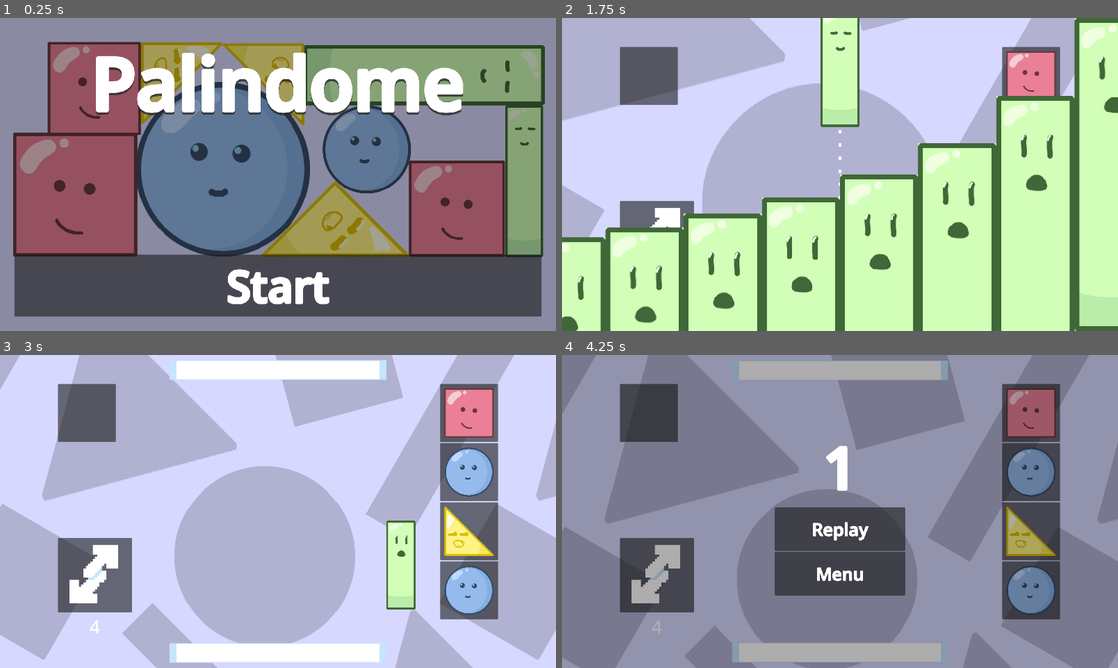
Above: before the commit, frames 1-4 (two rows, left to right).
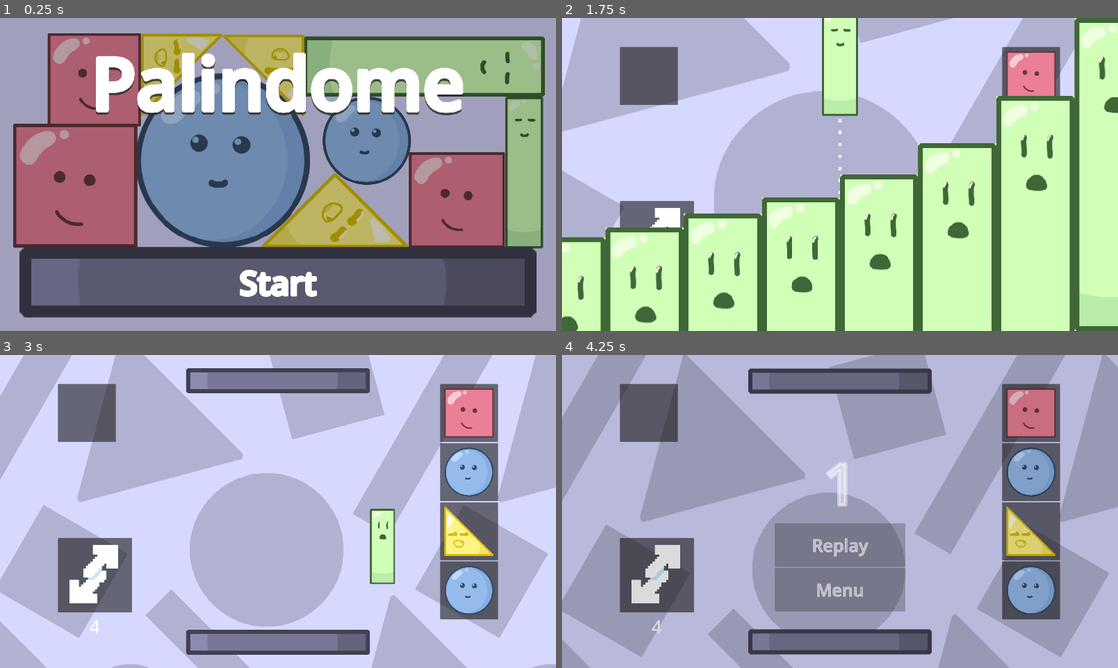
Above: after the commit, the same moments.

Repository: nullishew/game-jam-palindome
Game: Godot game, scene res://scenes/menu.tscn
Same seed, same stepped clock (60 frames per second), same inputs: the game is played once before the commit and once after it.
Inputs (mouse positions are in pixels of both pictures, inside the frame that each line leads up to):
- Up to frame 1 (0.25 s): no input
- Up to frame 2 (1.75 s): click "Start" at 0.5 s; click "Start" at 1.25 s
- Up to frame 3 (3 s): move the mouse to (400, 495) at 2.02 s; hold Right (move_piece_right) 2.03-2.78 s; tap Space (drop_piece) at 2.1, 2.85 s; move the mouse to (166, 527) at 2.77 s; hold Left (move_piece_left) from 2.78 s (still down)
- Up to frame 4 (4.25 s): move the mouse to (895, 442) at 3.52 s; release Left (move_piece_left) at 3.53 s; hold Right (move_piece_right) from 3.53 s (still down); tap Space (drop_piece) at 3.6 s

The runs differ from the first frame. In frame 1, 58% of the frame differs, in the area x 0-100%, y 0-100%; in frame 2, 5.8%; in frame 3, 34%; in frame 4, 79%.

Commit message:
start button / platform art

Diff:
--- a/scenes/game.tscn
+++ b/scenes/game.tscn
@@ -49,7 +49,7 @@
 shader = ExtResource("11_ir15t")
 shader_parameter/speed = -1.0
 
-[node name="Game" type="Node2D" unique_id=795297754 node_paths=PackedStringArray("line", "cam", "world_container", "piece_container", "normal_spawnpoint", "inverted_spawnpoint", "top_platform", "bottom_platform", "invert_count_label", "invert_count_container")]
+[node name="Game" type="Node2D" unique_id=795297754 node_paths=PackedStringArray("line", "cam", "world_container", "piece_container", "normal_spawnpoint", "inverted_spawnpoint", "top_platform", "bottom_platform")]
 script = ExtResource("1_yqjtg")
 line = NodePath("World/Line2D")
 piece_configs = Array[ExtResource("2_gee14")]([SubResource("Resource_kvpfn"), SubResource("Resource_dinhu"), SubResource("Resource_kvuet"), SubResource("Resource_trtic")])
@@ -60,8 +60,6 @@
 inverted_spawnpoint = NodePath("World/Bottom Platform/Bottom Spawn")
 top_platform = NodePath("World/Top Platform")
 bottom_platform = NodePath("World/Bottom Platform")
-invert_count_label = NodePath("")
-invert_count_container = NodePath("")
 
 [node name="Camera2D" type="Camera2D" parent="." unique_id=1900951051]
 zoom = Vector2(5, 5)
@@ -153,7 +151,7 @@
 [node name="Piece Container" type="Node2D" parent="World" unique_id=1338131520]
 
 [node name="Top Platform" parent="World" unique_id=1619606996 instance=ExtResource("3_lbhrr")]
-position = Vector2(0, -230)
+position = Vector2(0, -250)
 
 [node name="Top Spawn" type="Node2D" parent="World/Top Platform" unique_id=947222863]
 position = Vector2(0, 100)
@@ -163,7 +161,7 @@
 scale = Vector2(50, 1)
 
 [node name="Bottom Platform" parent="World" unique_id=868394617 instance=ExtResource("3_lbhrr")]
-position = Vector2(0, 230)
+position = Vector2(0, 250)
 
 [node name="Bottom Spawn" type="Node2D" parent="World/Bottom Platform" unique_id=476875877]
 position = Vector2(1, -100)
--- a/scenes/game_over.tscn
+++ b/scenes/game_over.tscn
@@ -2,9 +2,23 @@
 
 [ext_resource type="Script" uid="uid://bq3w7qf1oq40d" path="res://scripts/game_over.gd" id="1_xeevv"]
 
+[sub_resource type="Animation" id="Animation_xeevv"]
+length = 0.001
+tracks/0/type = "bezier"
+tracks/0/imported = false
+tracks/0/enabled = true
+tracks/0/path = NodePath("Panel/Game Over Menu:position:y")
+tracks/0/interp = 1
+tracks/0/loop_wrap = true
+tracks/0/keys = {
+"handle_modes": PackedInt32Array(0),
+"points": PackedFloat32Array(249.49976, -0.25, 0, 0.25, 0),
+"times": PackedFloat32Array(0)
+}
+
 [sub_resource type="Animation" id="Animation_wqhvx"]
 resource_name = "game_over"
-length = 1.5
+length = 0.5
 tracks/0/type = "bezier"
 tracks/0/imported = false
 tracks/0/enabled = true
@@ -12,13 +26,25 @@
 tracks/0/interp = 1
 tracks/0/loop_wrap = true
 tracks/0/keys = {
-"handle_modes": PackedInt32Array(2, 2),
+"handle_modes": PackedInt32Array(2, 0),
 "points": PackedFloat32Array(0, -0.25, 0, 0.25, 0, 1, -0.16666667, -0.16666667, 0, 0),
-"times": PackedFloat32Array(0, 1)
+"times": PackedFloat32Array(0, 0.5)
+}
+tracks/1/type = "bezier"
+tracks/1/imported = false
+tracks/1/enabled = true
+tracks/1/path = NodePath("Panel/Game Over Menu:position:y")
+tracks/1/interp = 1
+tracks/1/loop_wrap = true
+tracks/1/keys = {
+"handle_modes": PackedInt32Array(2, 3),
+"points": PackedFloat32Array(1000, 0, 0, 0.083333336, -125.083374, 249.49976, -0.5, 2.4299622, 0.5, -2.4299622),
+"times": PackedFloat32Array(0, 0.5)
 }
 
 [sub_resource type="AnimationLibrary" id="AnimationLibrary_wqhvx"]
 _data = {
+&"RESET": SubResource("Animation_xeevv"),
 &"game_over": SubResource("Animation_wqhvx")
 }
 
@@ -33,8 +59,10 @@
 
 [node name="AnimationPlayer" type="AnimationPlayer" parent="." unique_id=610277042]
 libraries/ = SubResource("AnimationLibrary_wqhvx")
+autoplay = &"game_over"
 
 [node name="Panel" type="Panel" parent="." unique_id=140789070]
+modulate = Color(1, 1, 1, 0)
 anchors_preset = 15
 anchor_right = 1.0
 anchor_bottom = 1.0
@@ -52,12 +80,13 @@
 offset_left = -225.0
 offset_top = -290.50024
 offset_right = 225.0
-offset_bottom = 290.50024
+offset_bottom = 290.49988
 grow_horizontal = 2
 grow_vertical = 2
 
 [node name="Turn Count Label" type="Label" parent="Panel/Game Over Menu" unique_id=543115791]
 layout_mode = 2
+theme_override_colors/font_color = Color(1, 1, 1, 1)
 theme_override_colors/font_outline_color = Color(1, 1, 1, 1)
 theme_override_constants/outline_size = 25
 theme_override_font_sizes/font_size = 200
--- a/scenes/menu.tscn
+++ b/scenes/menu.tscn
@@ -6,9 +6,19 @@
 [ext_resource type="Texture2D" uid="uid://did35gbm72b6b" path="res://assets/pieces/i_piece/i_piece_idle.png" id="4_mhnvy"]
 [ext_resource type="Texture2D" uid="uid://co2wawj7rvqr1" path="res://assets/pieces/square_piece/square_piece_idle.png" id="5_g3eks"]
 [ext_resource type="Texture2D" uid="uid://c63qiv4kfv0bd" path="res://assets/pieces/triangle_piece/triangle_piece_idle.png" id="6_v86rl"]
+[ext_resource type="Texture2D" uid="uid://c6vh36ksddhx" path="res://assets/platform.png" id="7_v86rl"]
 
 [sub_resource type="StyleBoxFlat" id="StyleBoxFlat_g3eks"]
-bg_color = Color(0, 0, 0, 0.36078432)
+bg_color = Color(0, 0, 0, 0.25882354)
+
+[sub_resource type="StyleBoxFlat" id="StyleBoxFlat_v86rl"]
+bg_color = Color(1, 1, 0.9647059, 0)
+
+[sub_resource type="StyleBoxFlat" id="StyleBoxFlat_13sgg"]
+bg_color = Color(1, 1, 1, 0.23529412)
+
+[sub_resource type="StyleBoxFlat" id="StyleBoxFlat_i6lef"]
+bg_color = Color(1, 1, 1, 0.11764706)
 
 [node name="Menu" type="CanvasLayer" unique_id=558575991 node_paths=PackedStringArray("start_btn")]
 script = ExtResource("1_yqeox")
@@ -26,9 +36,9 @@
 [node name="Control" type="Control" parent="Background" unique_id=2020022424]
 anchors_preset = 0
 offset_left = -44.0
-offset_top = -31.0
+offset_top = -61.0
 offset_right = -4.0
-offset_bottom = 9.0
+offset_bottom = -21.0
 scale = Vector2(1.1, 1.1)
 
 [node name="TextureRect" type="TextureRect" parent="Background/Control" unique_id=341963490]
@@ -116,6 +126,21 @@
 offset_bottom = 776.8572
 texture = ExtResource("5_g3eks")
 
+[node name="TextureRect2" type="TextureRect" parent="Background" unique_id=1138136170]
+layout_mode = 1
+anchors_preset = 7
+anchor_left = 0.5
+anchor_top = 1.0
+anchor_right = 0.5
+anchor_bottom = 1.0
+offset_left = -892.808
+offset_top = -290.0
+offset_right = 892.808
+offset_bottom = -47.0
+grow_horizontal = 2
+grow_vertical = 0
+texture = ExtResource("7_v86rl")
+
 [node name="Panel" type="Panel" parent="." unique_id=1141629413]
 anchors_preset = 15
 anchor_right = 1.0
@@ -131,10 +156,10 @@
 anchor_bottom = 1.0
 grow_horizontal = 2
 grow_vertical = 2
-theme_override_constants/margin_left = 50
+theme_override_constants/margin_left = 107
 theme_override_constants/margin_top = 50
-theme_override_constants/margin_right = 50
-theme_override_constants/margin_bottom = 50
+theme_override_constants/margin_right = 107
+theme_override_constants/margin_bottom = 87
 metadata/_edit_lock_ = true
 
 [node name="Control" type="Control" parent="Panel/MarginContainer" unique_id=1474930338]
@@ -176,11 +201,17 @@
 anchor_top = 1.0
 anchor_right = 1.0
 anchor_bottom = 1.0
-offset_top = -213.0
+offset_top = -161.0
 grow_horizontal = 2
 grow_vertical = 0
 theme_override_colors/font_color = Color(1, 1, 1, 1)
+theme_override_colors/font_pressed_color = Color(1, 1, 1, 1)
+theme_override_colors/font_hover_color = Color(1, 1, 1, 1)
+theme_override_colors/font_hover_pressed_color = Color(1, 1, 1, 1)
 theme_override_colors/font_outline_color = Color(1, 1, 1, 1)
 theme_override_constants/outline_size = 20
-theme_override_font_sizes/font_size = 150
+theme_override_font_sizes/font_size = 113
+theme_override_styles/normal = SubResource("StyleBoxFlat_v86rl")
+theme_override_styles/pressed = SubResource("StyleBoxFlat_13sgg")
+theme_override_styles/hover = SubResource("StyleBoxFlat_i6lef")
 text = "Start"
--- a/scenes/platform.tscn
+++ b/scenes/platform.tscn
@@ -1,14 +1,13 @@
 [gd_scene format=3 uid="uid://b4g4t2trs4wr7"]
 
-[ext_resource type="Texture2D" uid="uid://cet7ctj3s6hk2" path="res://assets/placeholder_grid_paper.png" id="1_ba0x2"]
+[ext_resource type="Texture2D" uid="uid://c6vh36ksddhx" path="res://assets/platform.png" id="1_ba0x2"]
 
 [sub_resource type="RectangleShape2D" id="RectangleShape2D_nlgqw"]
-size = Vector2(352, 32)
+size = Vector2(352, 48)
 
 [node name="Platform" type="AnimatableBody2D" unique_id=1619606996]
 
 [node name="Sprite2D" type="Sprite2D" parent="." unique_id=277007747]
-scale = Vector2(11, 1)
 texture = ExtResource("1_ba0x2")
 
 [node name="CollisionShape2D" type="CollisionShape2D" parent="." unique_id=1873009450]
--- a/scripts/game.gd
+++ b/scripts/game.gd
@@ -235,7 +235,7 @@
 	var center_y = (top_y + bottom_y) / 2.0
 	_target_cam_pos = Vector2(0, center_y)
 
-	var padding = 50.0
+	var padding = 100
 	var height = abs(top_y - bottom_y) + padding
 	var viewport_height = cam.get_viewport_rect().size.y
 	var zoom = viewport_height / height
Binary file added: assets/platform.png
Not shown, added: assets/platform.png.import
